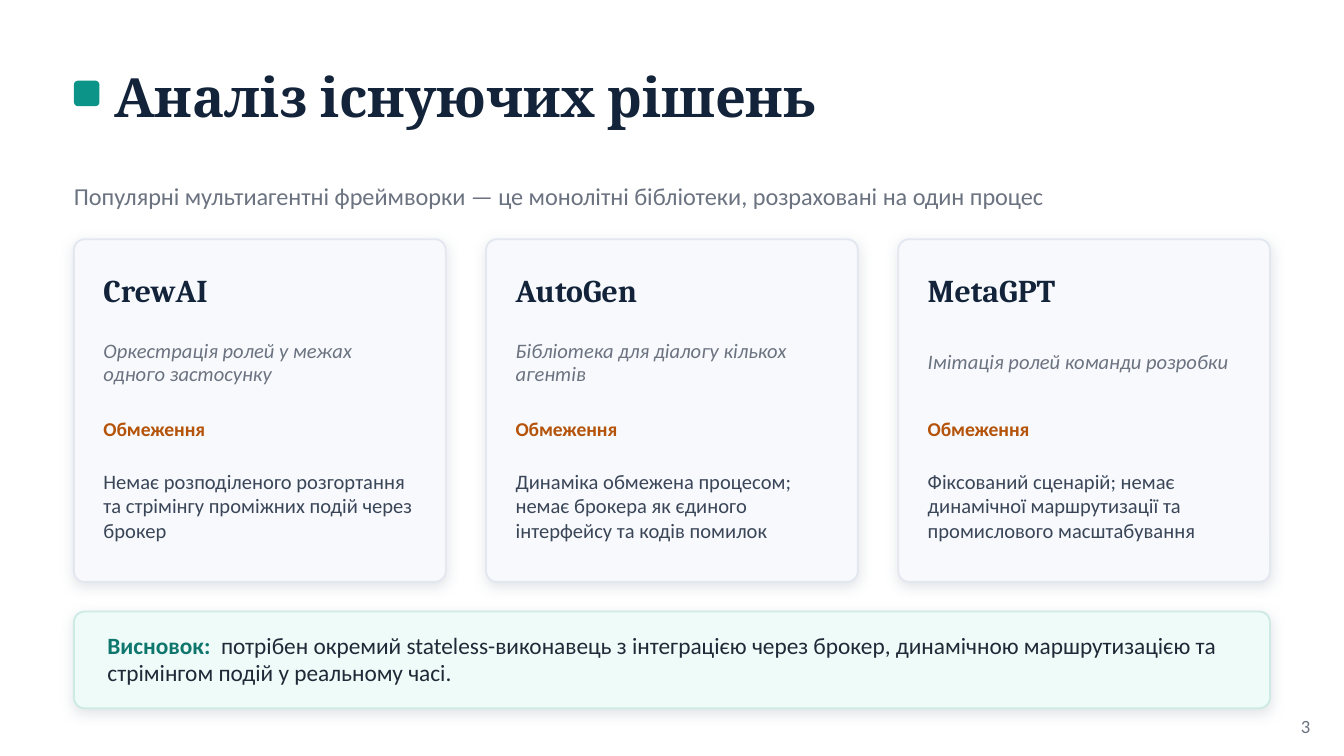
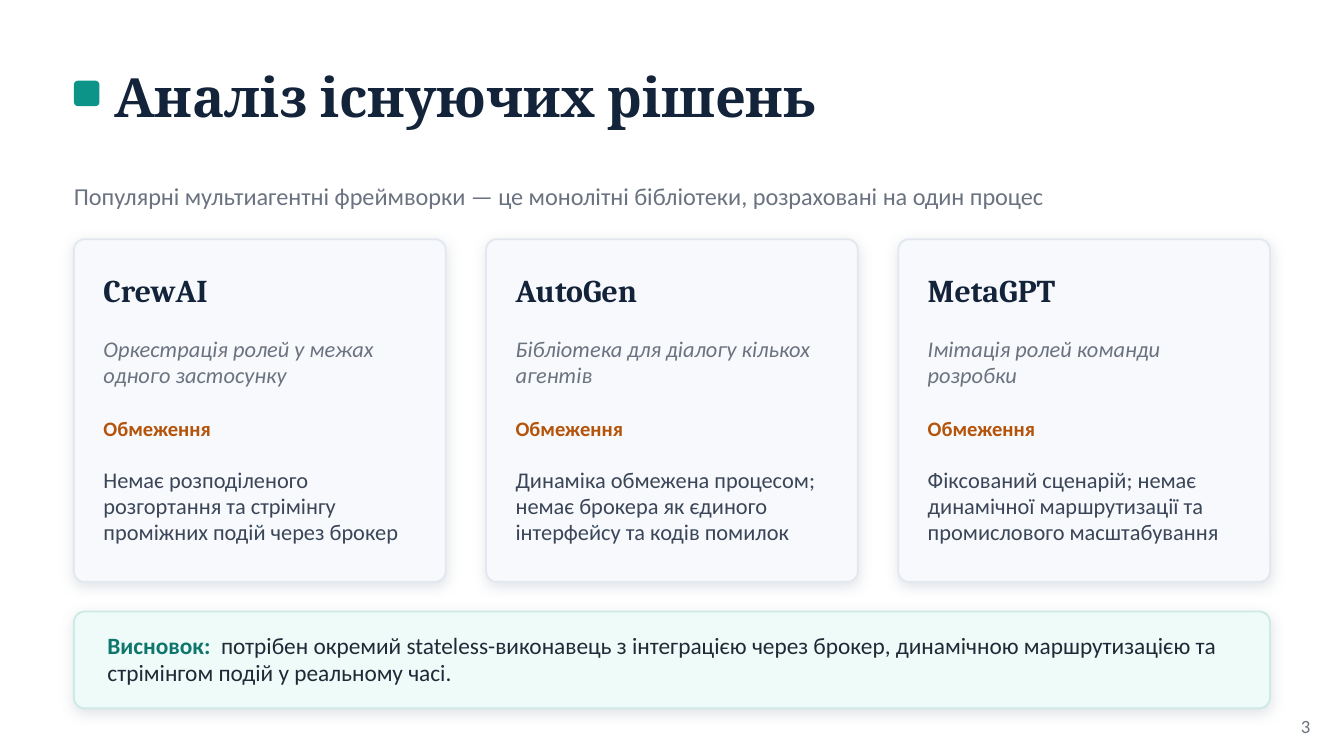
Before and after one commit to NureShelekhanOleksandr/2026_B_PI_PZPI-22-2_Shelekhan_O_M, a slide deck: slide 3 of 2026_Б_ПІ_ПЗПІ-22-2_Шелехань_О_М.pptx. Drawn at 1344x756 pixels with LibreOffice and Linux fonts; fonts in the diff are those of the drawing. Boxes give left, top, right and bottom in pixels: in the first picture for what was removed or moved away, otherwise in the second. Text is boxed around its words. In the diff, an @@ line names an element or a change of style, - is before the commit and + after.

```diff
--- a/2026_Б_ПІ_ПЗПІ-22-2_Шелехань_О_М.pptx
+++ b/2026_Б_ПІ_ПЗПІ-22-2_Шелехань_О_М.pptx
@@ size 10.5 to 11 pt in 3 elements at box(103, 422, 210, 436), box(516, 422, 623, 436), box(928, 422, 1035, 436) @@
@@ size 11 to 12 pt in 6 elements at box(103, 341, 373, 387), box(103, 472, 398, 544), box(516, 341, 810, 383), box(516, 472, 815, 544), box(928, 341, 1160, 387), box(928, 472, 1219, 544) @@
```
Also in this commit, not shown: 12 other slides changed, 1 slide added, 1 slide removed.
